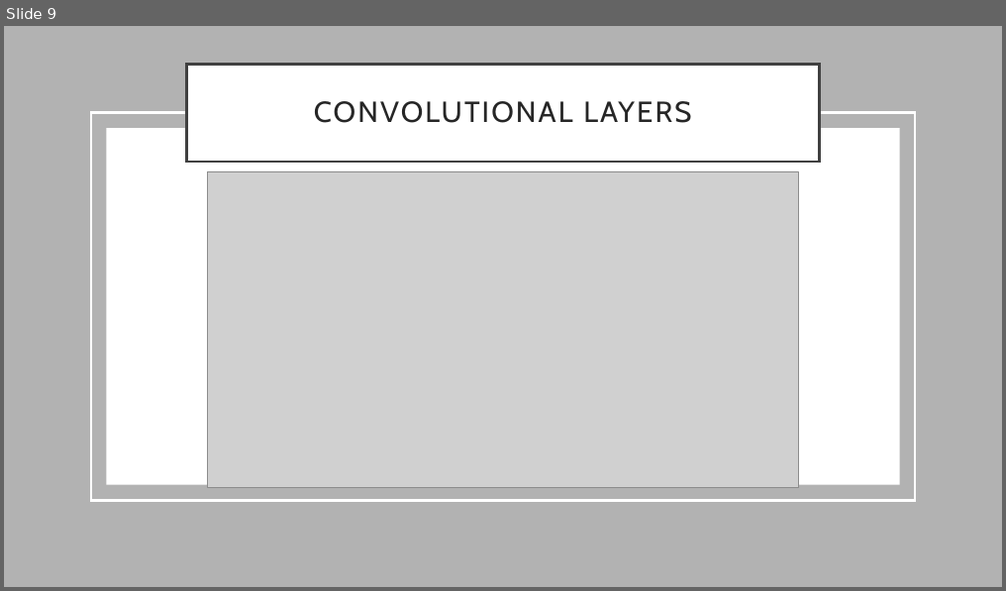
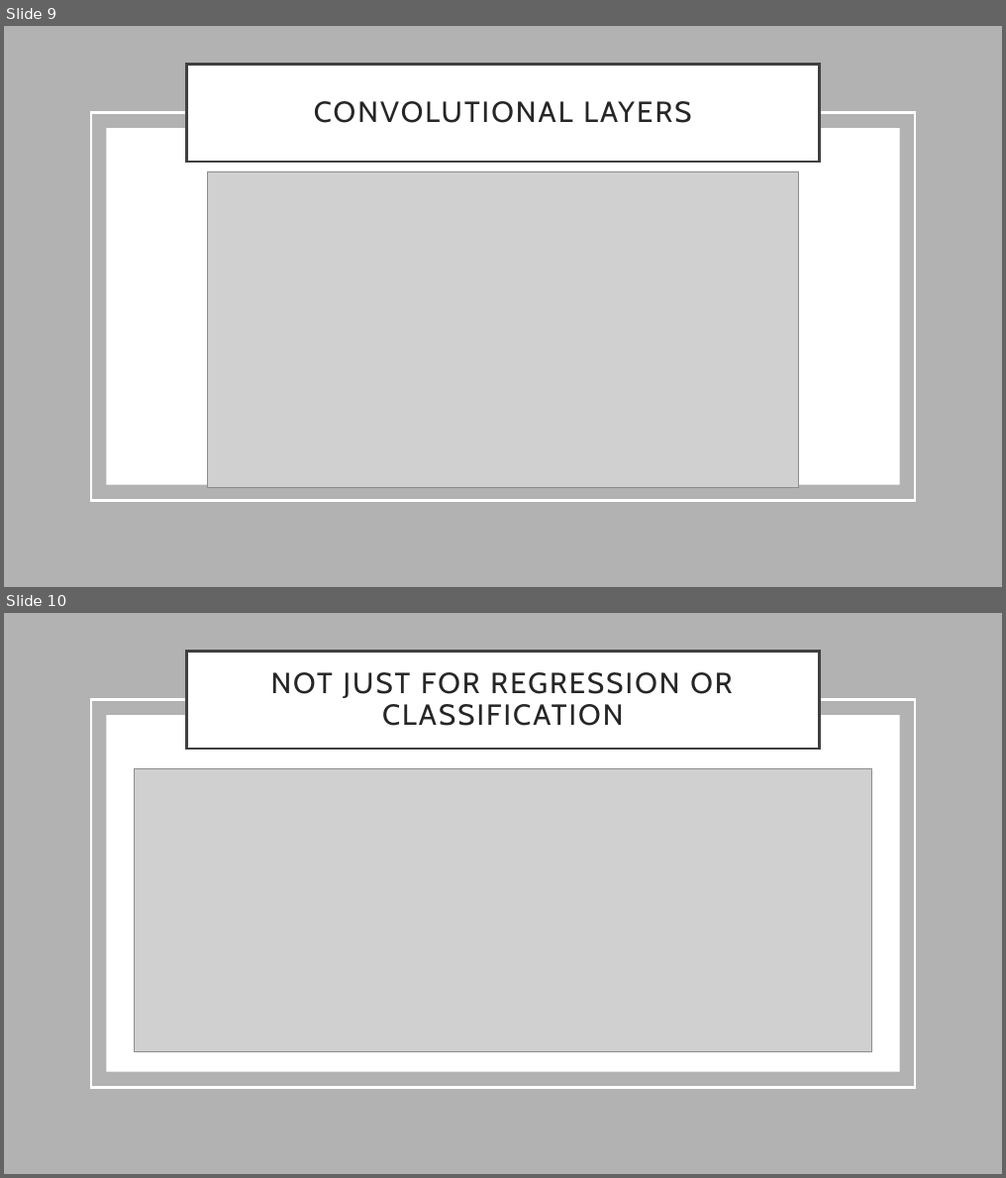
Before and after one commit to stmball/Continuing-Education, a slide deck: Neural Networks/NNTheory.pptx. Shown one above the other, each under a label of ours: slide 9 before the commit, slides 9 and 10 after it. The pictures are 1006x591 and 1006x1178 pixels, drawn with LibreOffice and Linux fonts; fonts in the diff are those of the drawing; grey boxes stand for pictures. Boxes give left, top, right and bottom in pixels: in the first picture for what was removed or moved away, otherwise in the second. Text is boxed around its words. In the diff, an @@ line names an element or a change of style, - is before the commit and + after.

```diff
--- a/Neural Networks/NNTheory.pptx
+++ b/Neural Networks/NNTheory.pptx
@@ slide 10 added at [4, 613, 1002, 1174], background #FFFFFF @@
@@ rectangle added at [4, 613, 1002, 1174], fill #B2B2B2 @@
@@ title added at [187, 652, 819, 749], fill #FFFFFF, outline #404040 2.5 pt, 28 pt, text #262626 @@
+NOT JUST FOR REGRESSION OR CLASSIFICATION
@@ rectangle added at [91, 700, 915, 1087], outline #FFFFFF 2.5 pt @@
@@ rectangle added at [107, 715, 900, 1072], fill #FFFFFF @@
@@ picture added at [135, 768, 872, 1052] @@
```
Also in this commit, not shown: 2 other files.
